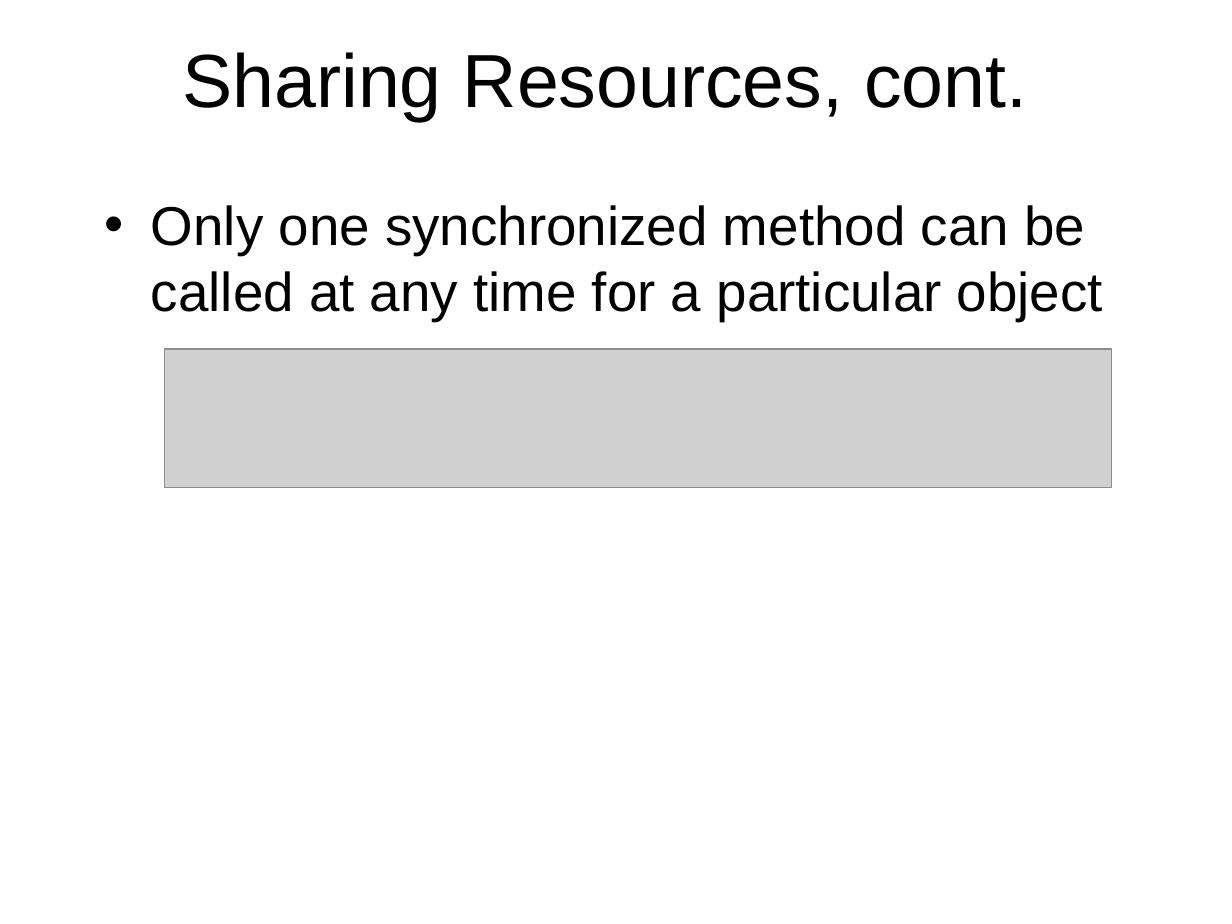
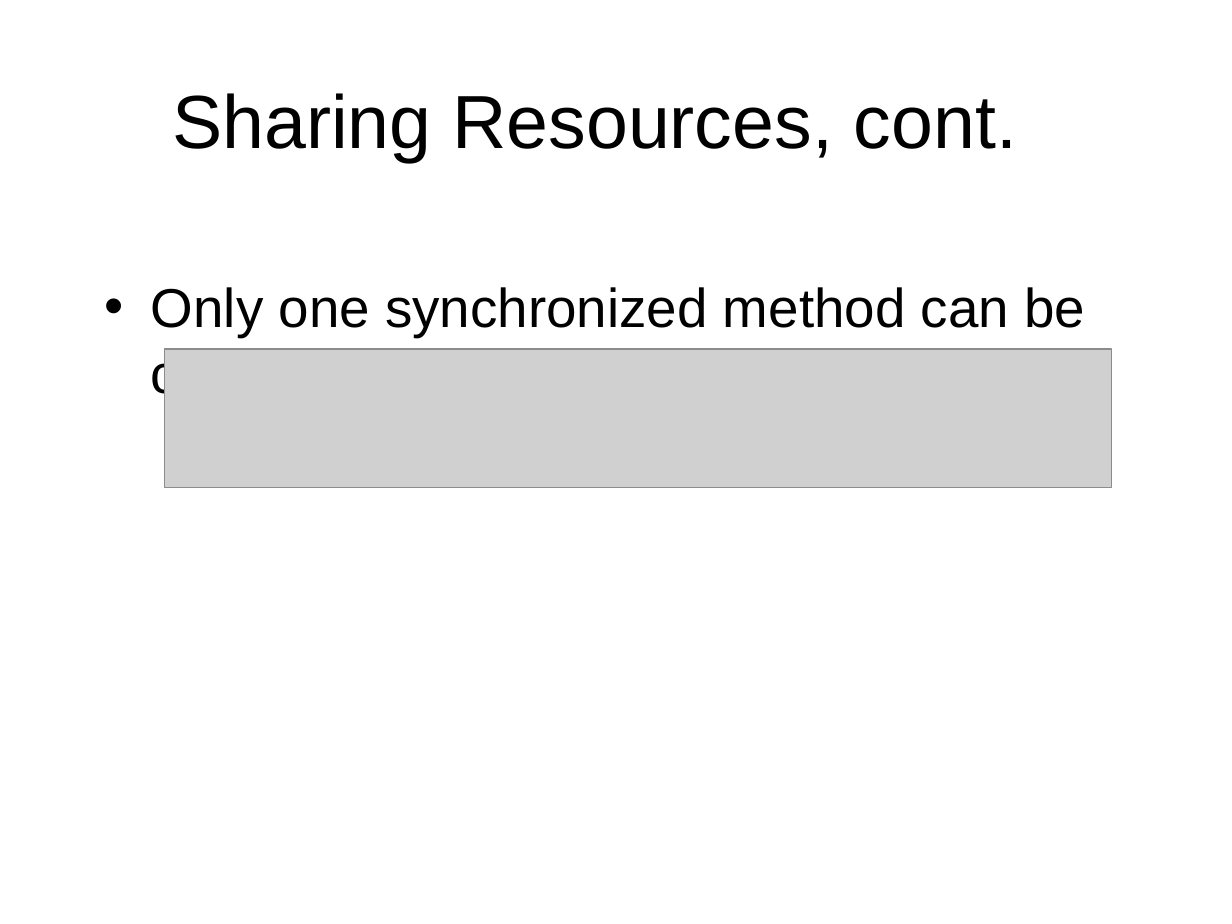
Before and after one commit to octaviordz/zjnu2017.github.io, a slide deck: slide 19 of OOP/lectures/100--Java.MultiThreading.pptx. Drawn at 1232x924 pixels with LibreOffice and Linux fonts; fonts in the diff are those of the drawing; grey boxes stand for pictures. Boxes give left, top, right and bottom in pixels: in the first picture for what was removed or moved away, otherwise in the second. Text is boxed around its words. In the diff, an @@ line names an element or a change of style, - is before the commit and + after.

```diff
--- a/OOP/lectures/100--Java.MultiThreading.pptx
+++ b/OOP/lectures/100--Java.MultiThreading.pptx
@@ title "Sharing Resources, cont." moved from (x1=182, y1=52, x2=1027, y2=121) to (x1=172, y1=93, x2=1017, y2=162) @@
@@ text "Only one synchronized method can ..." moved from (x1=151, y1=205, x2=1103, y2=321) to (x1=151, y1=287, x2=1103, y2=405) @@
```
Also in this commit, not shown: 10 other slides changed, 1 slide added.
